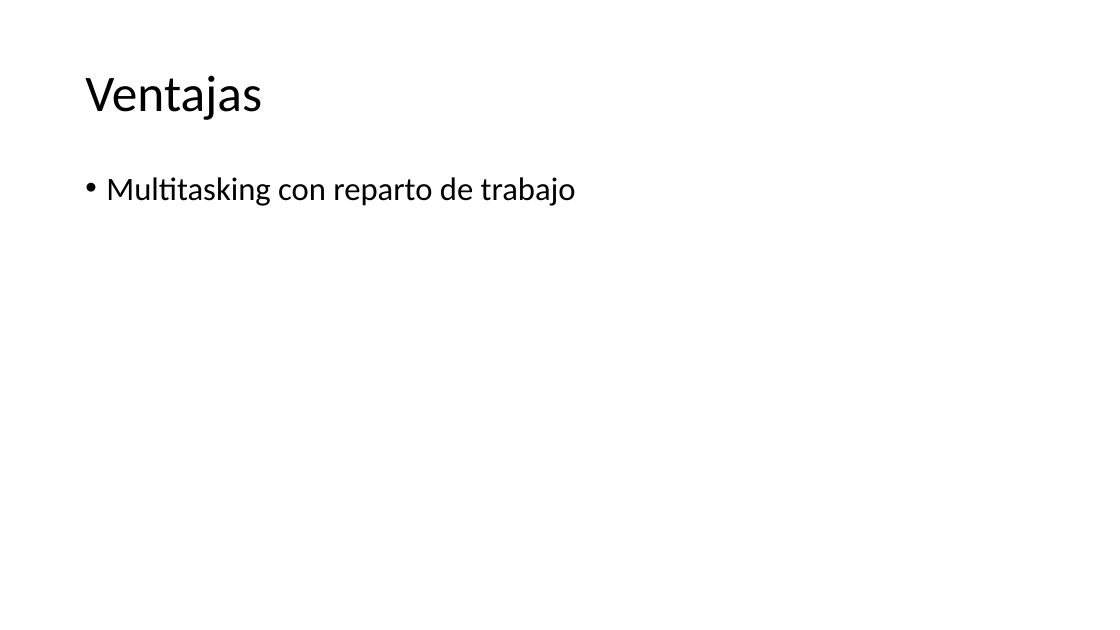
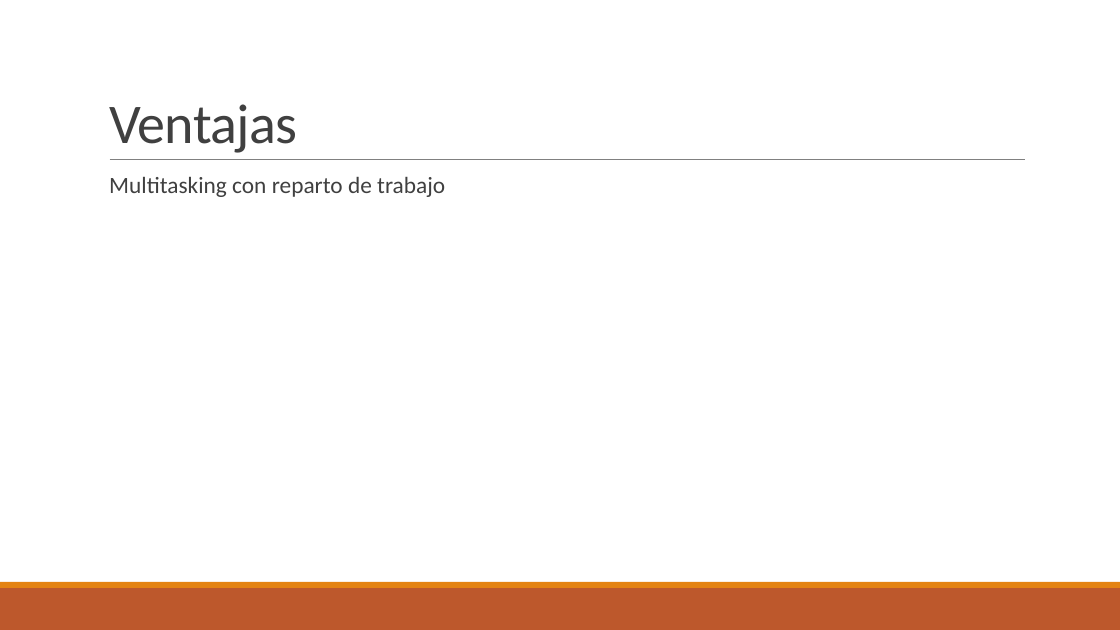
Before and after one commit to DuckHunter213/TutorialGit, a slide deck: slide 17 of Git.pptx (slide 6 before the commit). Drawn at 1120x630 pixels with LibreOffice and Linux fonts; fonts in the diff are those of the drawing; background and template pictures are left out. Boxes give left, top, right and bottom in pixels: in the first picture for what was removed or moved away, otherwise in the second. Text is boxed around its words. In the diff, an @@ line names an element or a change of style, - is before the commit and + after.

```diff
--- a/Git.pptx
+++ b/Git.pptx
@@ title "Ventajas" moved from (x1=85, y1=75, x2=262, y2=120) to (x1=109, y1=104, x2=298, y2=153) @@
@@ title "Ventajas" at (x1=109, y1=104, x2=298, y2=153): size 44 to 48 pt, text colour #000000 to #404040, letter spacing 0 to -0.5 pt; line spacing 0.9 to 0.85; vertical alignment middle to bottom @@
@@ text "Multitasking con reparto de trabajo" at (x1=109, y1=177, x2=445, y2=197): size 28 to 20 pt, text colour #000000 to #404040; bullet • to  ; more space between paragraphs @@
@@ line added from (110, 160) to (1026, 160), #808080 0.5 pt @@
@@ rectangle added at (x1=0, y1=588, x2=1120, y2=630), fill #BD582C @@
@@ rectangle added at (x1=0, y1=582, x2=1120, y2=588), fill #E48312 @@
```
Also in this commit, not shown: 3 other slides changed, 16 slides added, 4 slides removed, 1 other file.
